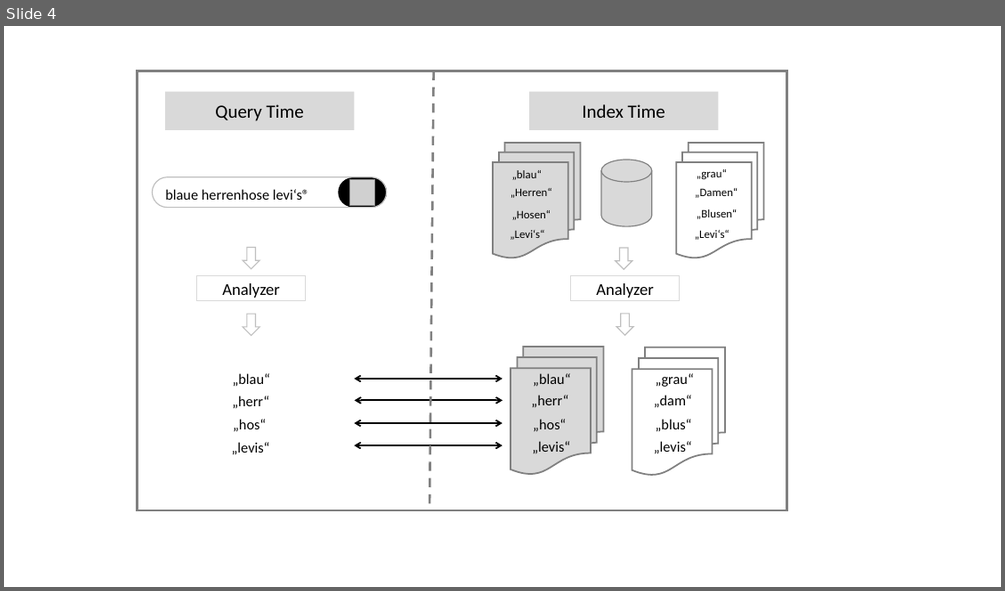
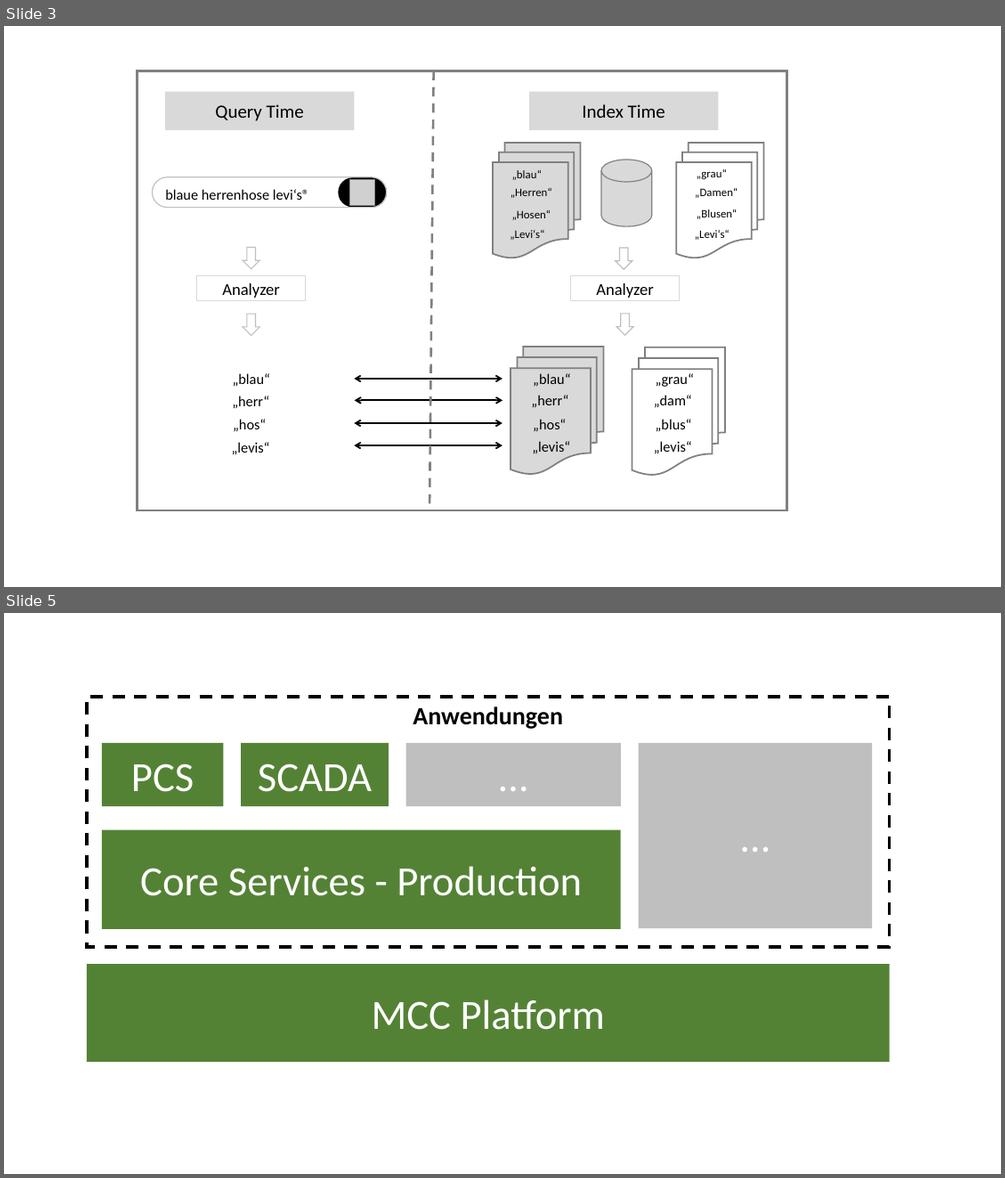
Before and after one commit to KotschM/LATEX_Bachelorarbeit, a slide deck: images/Bilder.pptx. Shown one above the other, each under a label of ours: slide 4 before the commit, slides 3 and 5 after it; the slides between them are not shown. The pictures are 1005x591 and 1005x1178 pixels, drawn with LibreOffice and Linux fonts; fonts in the diff are those of the drawing; grey boxes stand for pictures. Boxes give left, top, right and bottom in pixels: in the first picture for what was removed or moved away, otherwise in the second. Text is boxed around its words. In the diff, an @@ line names an element or a change of style, - is before the commit and + after.

```diff
--- a/images/Bilder.pptx
+++ b/images/Bilder.pptx
@@ slide 5 added at (x1=4, y1=613, x2=1001, y2=1174), background #FFFFFF @@
@@ group added at (x1=86, y1=697, x2=890, y2=1062): 7 rectangles, 1 text @@
+MCC Platform
+Core Services - Production
+PCS
+SCADA
+Anwendungen
+…
+…
@@ what was slide 4 is now slide 3 @@
```
Also in this commit, not shown: 1 other slide added, 1 slide removed, 3 other files.
